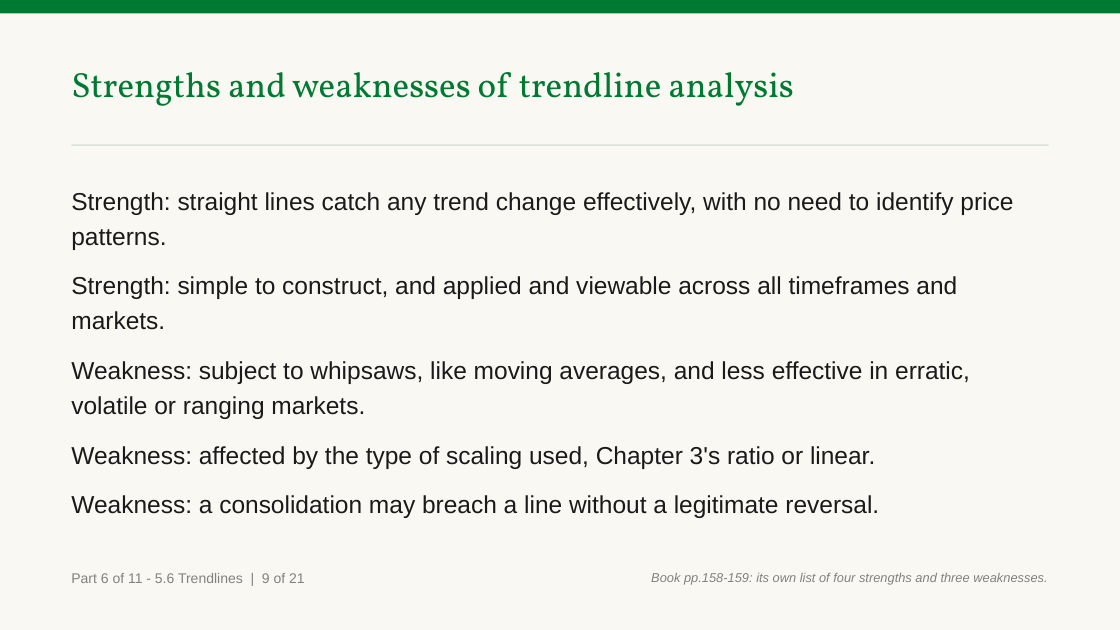
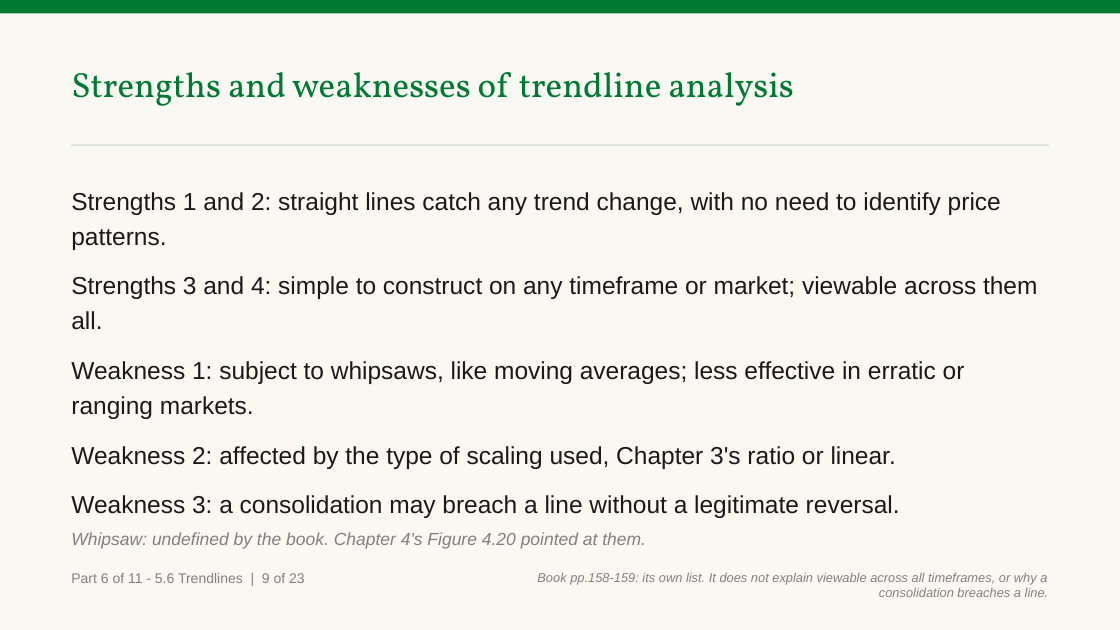
Before and after one commit to benjiesotelo-sudo/Telos_FIN1209, a slide deck: slide 116 of chapter-05/FIN1209-Chapter-05.pptx (slide 112 before the commit). Drawn at 1120x630 pixels with LibreOffice and Linux fonts; fonts in the diff are those of the drawing. Boxes give left, top, right and bottom in pixels: in the first picture for what was removed or moved away, otherwise in the second. Text is boxed around its words. In the diff, an @@ line names an element or a change of style, - is before the commit and + after.

```diff
--- a/chapter-05/FIN1209-Chapter-05.pptx
+++ b/chapter-05/FIN1209-Chapter-05.pptx
@@ text at [71, 192, 1037, 518]: text changed @@
-Strength: straight lines catch any trend change effectively, with no need to identify price patterns.
-Strength: simple to construct, and applied and viewable across all timeframes and markets.
-Weakness: subject to whipsaws, like moving averages, and less effective in erratic, volatile or ranging markets.
-Weakness: affected by the type of scaling used, Chapter 3's ratio or linear.
-Weakness: a consolidation may breach a line without a legitimate reversal.
+Strengths 1 and 2: straight lines catch any trend change, with no need to identify price patterns.
+Strengths 3 and 4: simple to construct on any timeframe or market; viewable across them all.
+Weakness 1: subject to whipsaws, like moving averages; less effective in erratic or ranging markets.
+Weakness 2: affected by the type of scaling used, Chapter 3's ratio or linear.
+Weakness 3: a consolidation may breach a line without a legitimate reversal.
@@ text added at [71, 532, 646, 549], 15 pt, text #818181, italic @@
+Whipsaw: undefined by the book. Chapter 4's Figure 4.20 pointed at them.
@@ text at [71, 573, 305, 583]: text changed @@
-Part 6 of 11 - 5.6 Trendlines | 9 of 21
+Part 6 of 11 - 5.6 Trendlines | 9 of 23
@@ text at [537, 573, 1049, 597]: text changed @@
-Book pp.158-159: its own list of four strengths and three weaknesses.
+Book pp.158-159: its own list. It does not explain viewable across all timeframes, or why a consolidation breaches a line.
```
Also in this commit, not shown: 116 other slides changed, 8 slides added, 5 other files.
